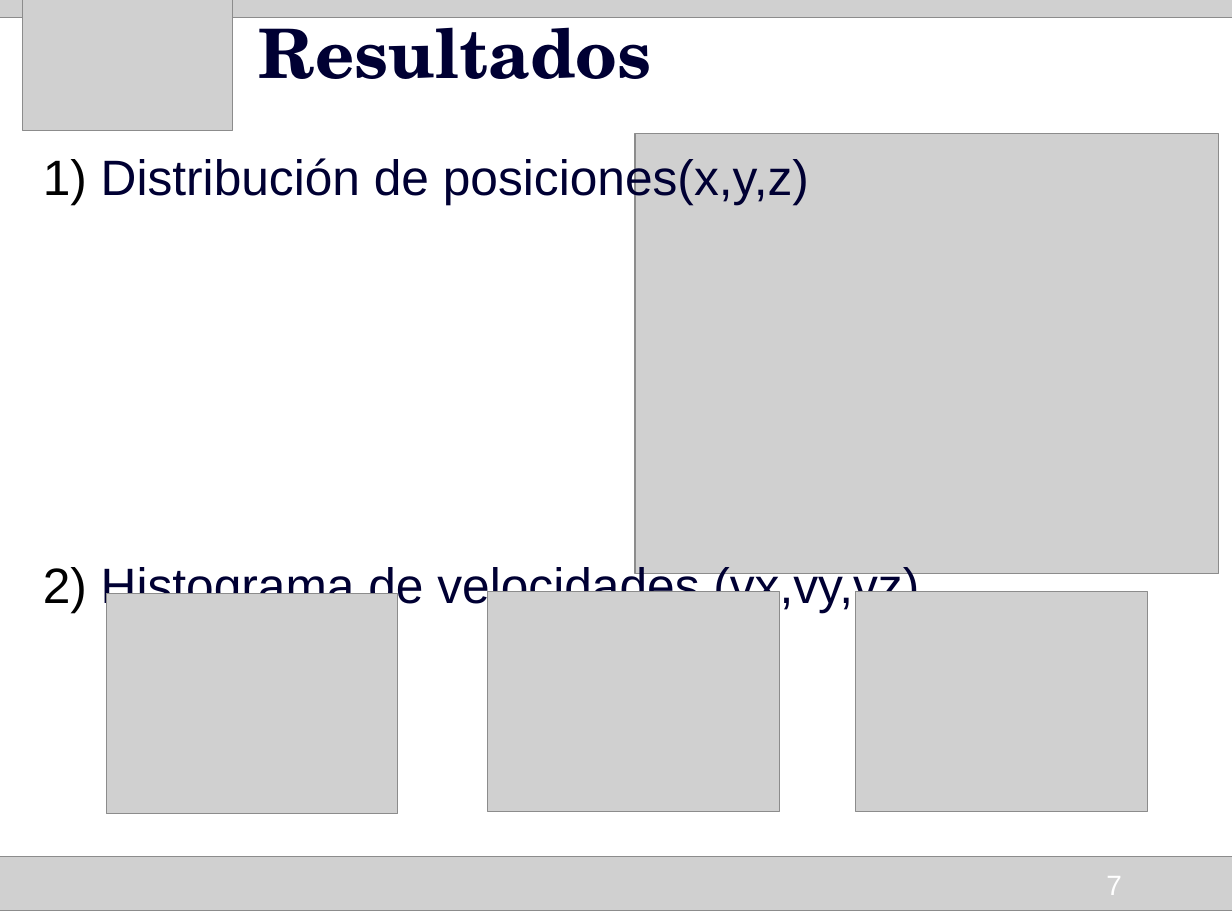
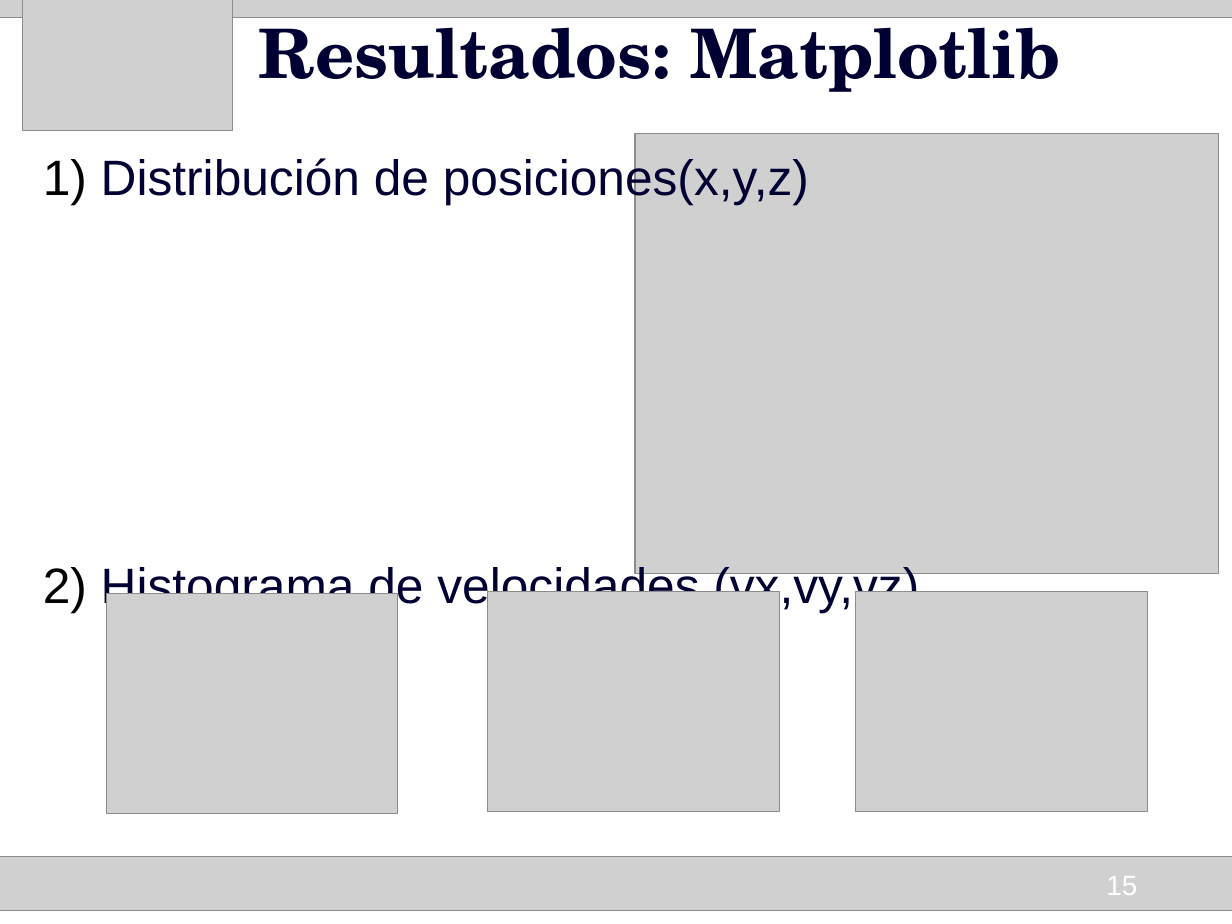
Before and after one commit to HumbertoCelleri/ljmd, a slide deck: slide 15 of presentacion/Presentacion.odp (slide 7 before the commit). Drawn at 1232x924 pixels with LibreOffice and Linux fonts; fonts in the diff are those of the drawing; grey boxes stand for pictures. Boxes give left, top, right and bottom in pixels: in the first picture for what was removed or moved away, otherwise in the second. Text is boxed around its words. In the diff, an @@ line names an element or a change of style, - is before the commit and + after.

```diff
--- a/presentacion/Presentacion.odp
+++ b/presentacion/Presentacion.odp
@@ title at (259,9,1061,92): text changed @@
-Resultados
+Resultados: Matplotlib
@@ page number at (1106,876,1137,895): text changed @@
-7
+15
```
Also in this commit, not shown: 7 other slides changed, 9 slides added.
